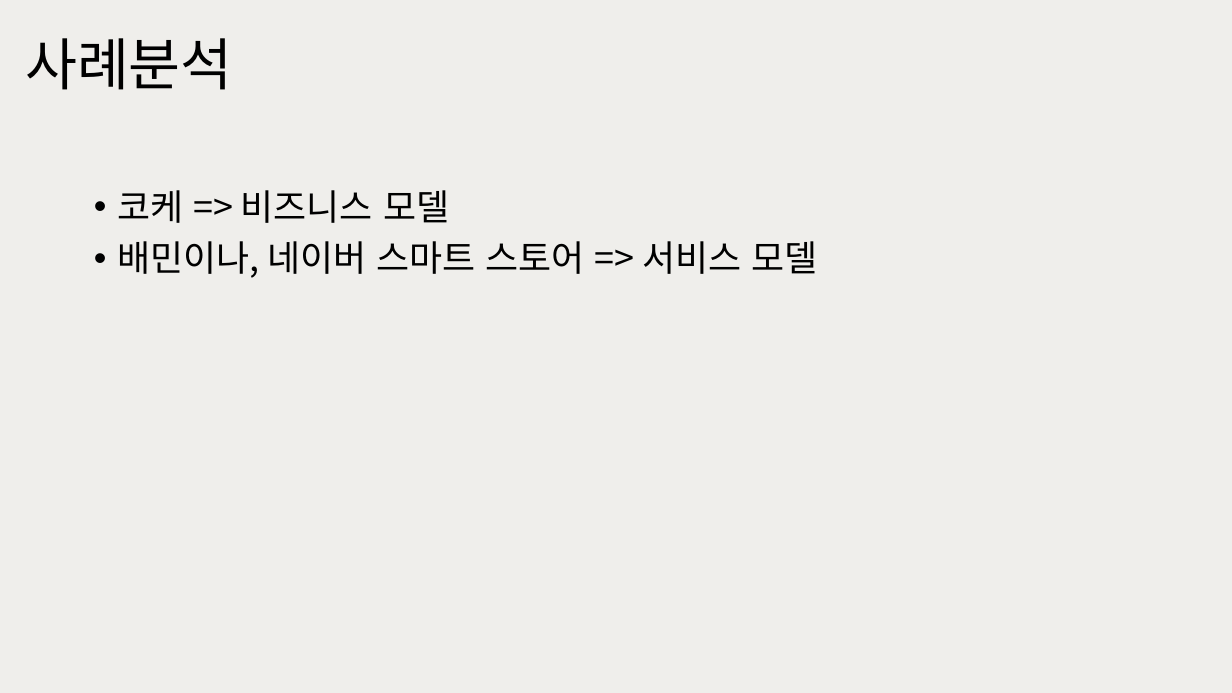
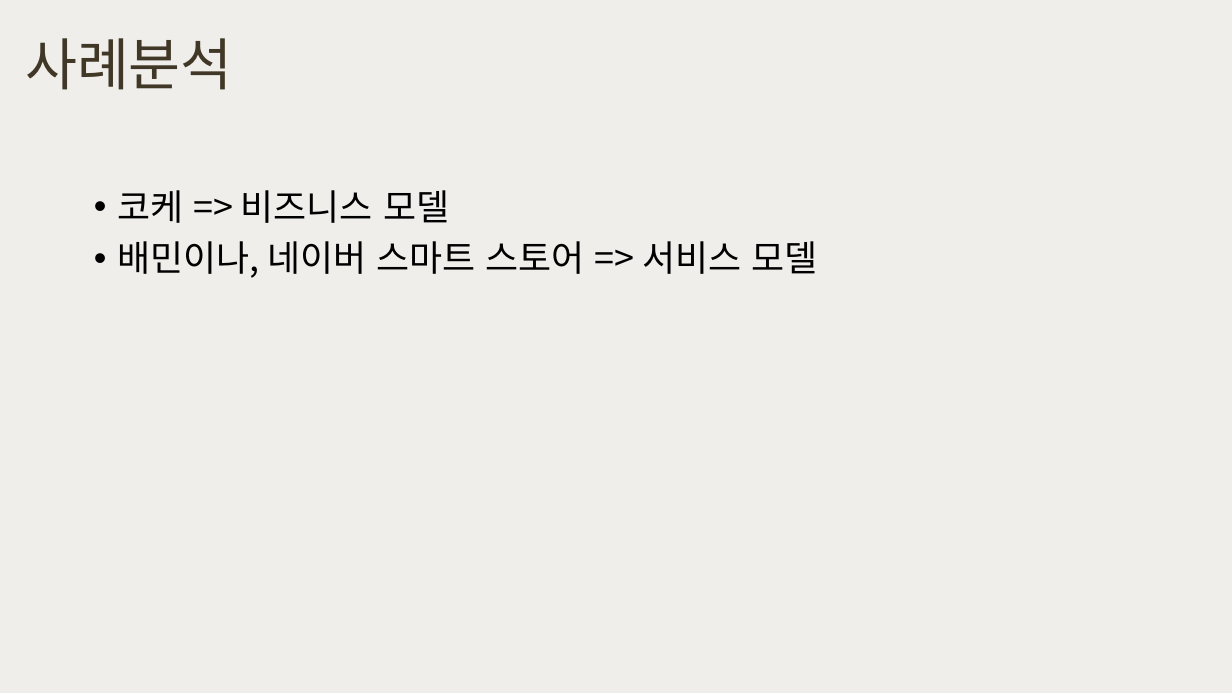
Before and after one commit to happyjane210/GIT2021-working, a slide deck: slide 11 of 9-project/1. 프로젝트 기획/주간 커-피 (초안).pptx (slide 4 before the commit). Drawn at 1232x693 pixels with LibreOffice and Linux fonts; fonts in the diff are those of the drawing. Boxes give left, top, right and bottom in pixels: in the first picture for what was removed or moved away, otherwise in the second. Text is boxed around its words. In the diff, an @@ line names an element or a change of style, - is before the commit and + after.

```diff
--- a/9-project/1. 프로젝트 기획/주간 커-피 (초안).pptx
+++ b/9-project/1. 프로젝트 기획/주간 커-피 (초안).pptx
@@ title "사례분석" at (25,38,233,90): text colour #000000 to #403726 @@
```
Also in this commit, not shown: 5 other slides changed, 8 slides added, 1 slide removed.
